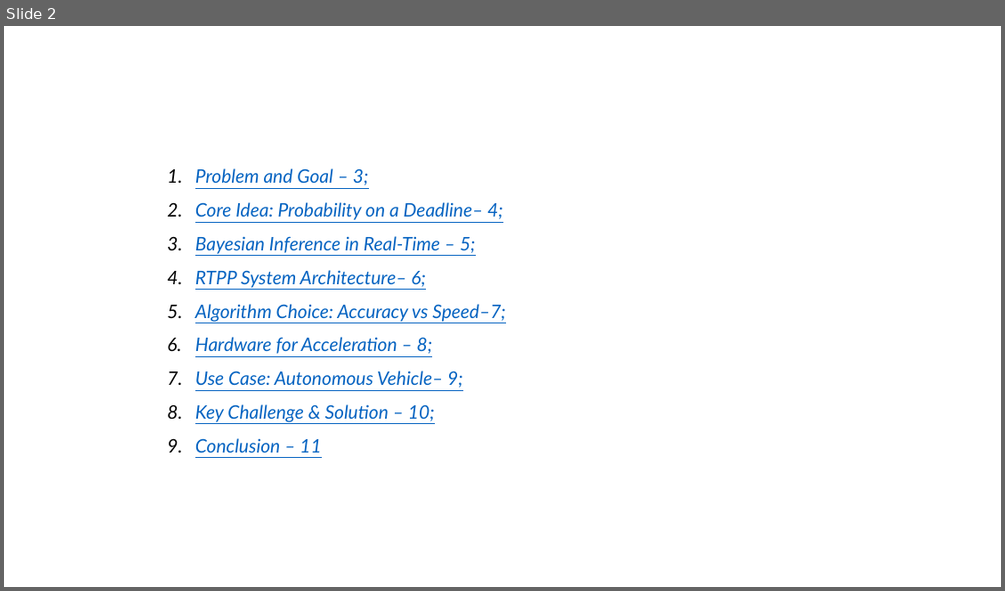
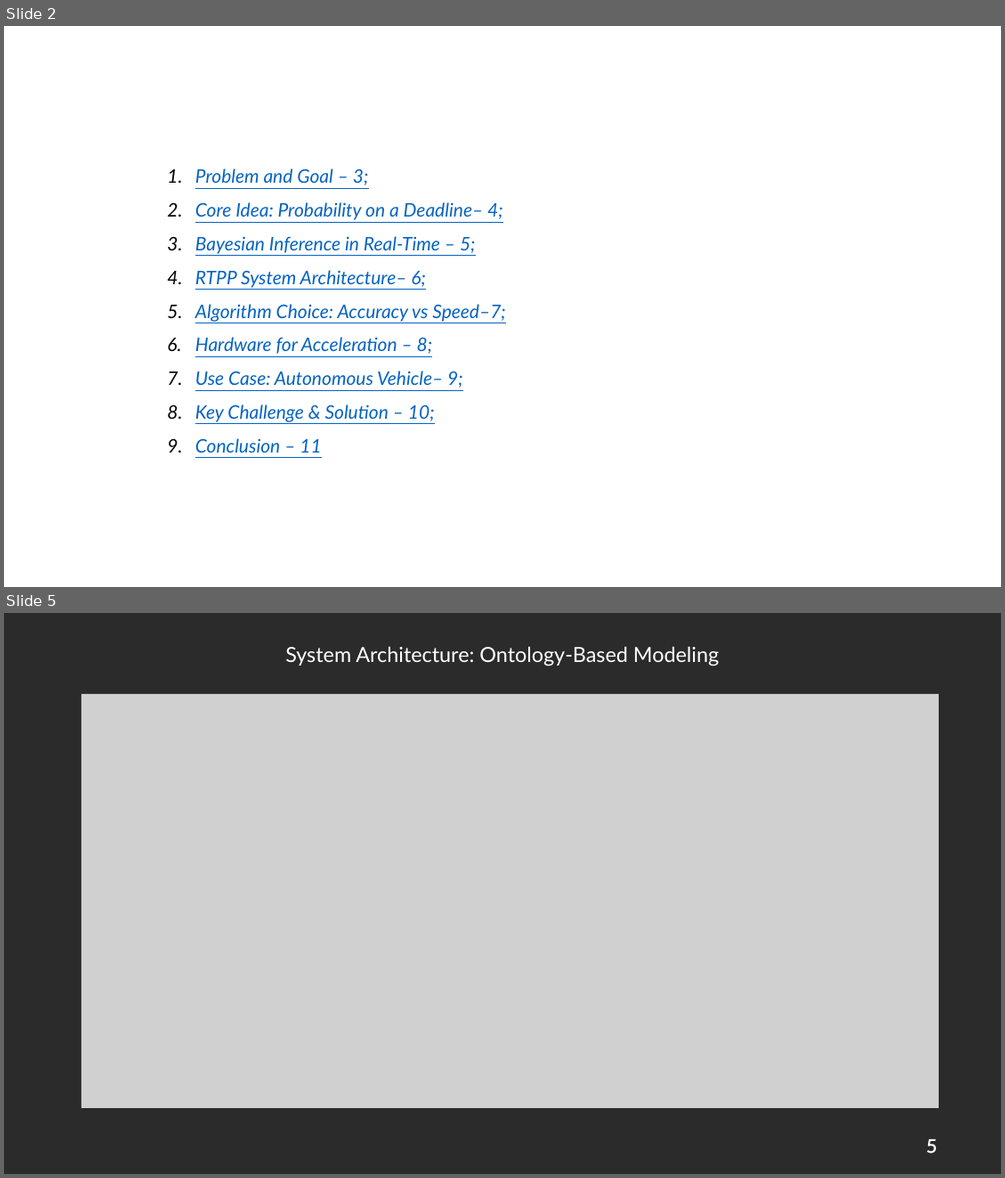
Before and after one commit to DanielWhy7/FSR, a slide deck: presentaion.pptx. Shown one above the other, each under a label of ours: slide 2 before the commit, slides 2 and 5 after it; the slides between them are not shown. The pictures are 1005x591 and 1005x1178 pixels, drawn with LibreOffice and Linux fonts; fonts in the diff are those of the drawing; grey boxes stand for pictures; background and template pictures are left out; a plain dark background stands for a picture behind light text. Boxes give left, top, right and bottom in pixels: in the first picture for what was removed or moved away, otherwise in the second. Text is boxed around its words. In the diff, an @@ line names an element or a change of style, - is before the commit and + after.

```diff
--- a/presentaion.pptx
+++ b/presentaion.pptx
@@ slide 5 added at [4,613,1001,1174], background picture (left out) @@
@@ text added at [285,647,719,666], 20 pt, text #FFFFFF @@
+System Architecture: Ontology-Based Modeling
@@ picture added at [81,694,938,1108] @@
@@ page number added at [926,1139,937,1153], 18 pt, text #FFFFFF @@
+5
```
Also in this commit, not shown: 2 slides changed, 1 other slide added, 2 slides removed, 4 other files.
